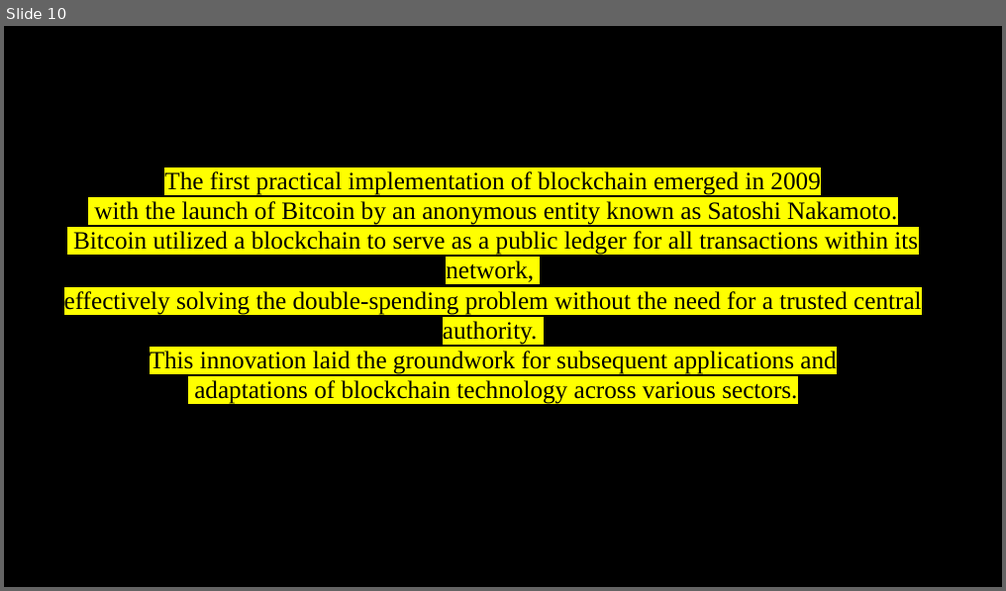
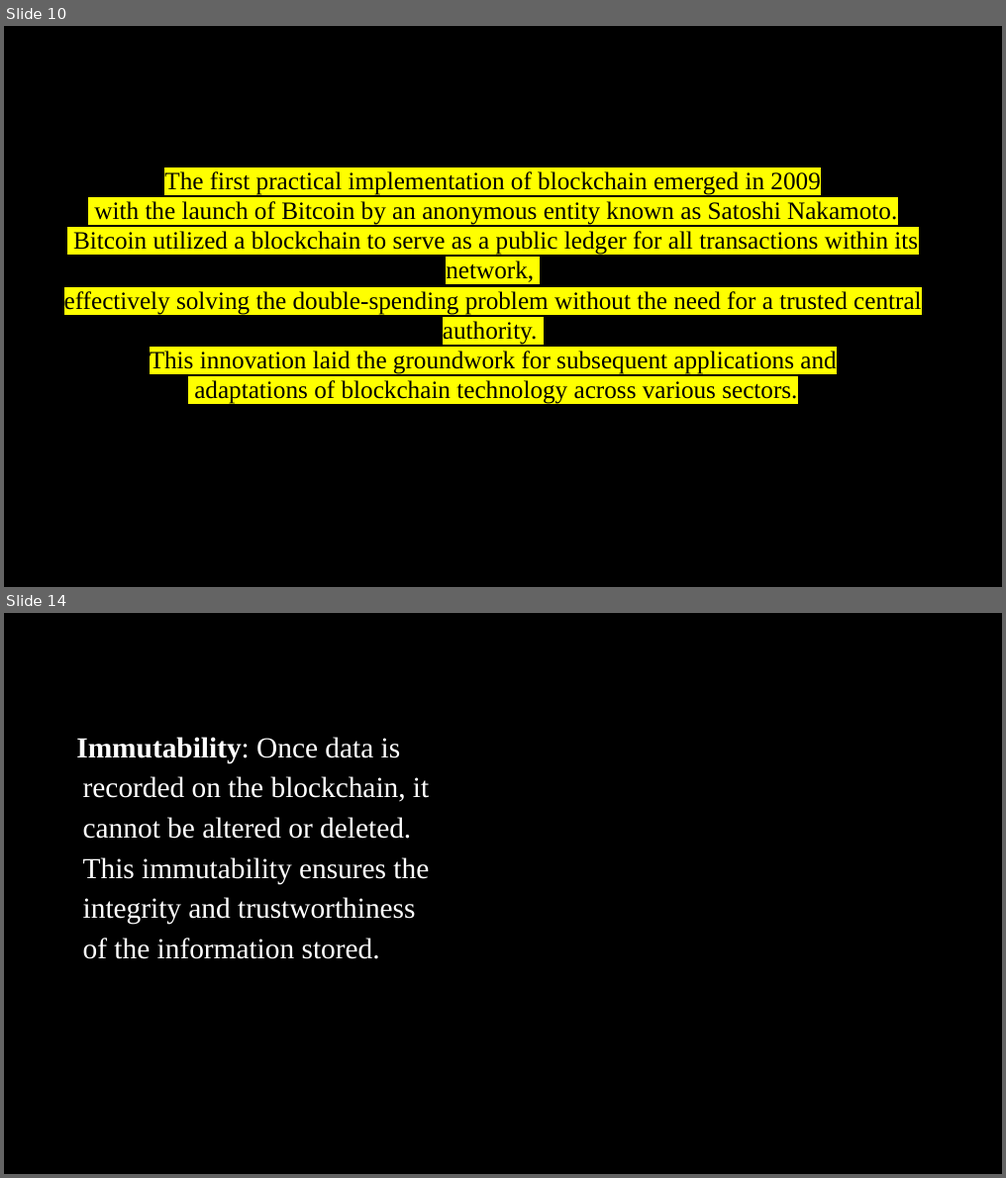
Before and after one commit to VaishakRajesh/seminar, a slide deck: Presentation Seminar.pptx. Shown one above the other, each under a label of ours: slide 10 before the commit, slides 10 and 14 after it; the slides between them are not shown. The pictures are 1006x591 and 1006x1178 pixels, drawn with LibreOffice and Linux fonts; fonts in the diff are those of the drawing; background and template pictures are left out. Boxes give left, top, right and bottom in pixels: in the first picture for what was removed or moved away, otherwise in the second. Text is boxed around its words. In the diff, an @@ line names an element or a change of style, - is before the commit and + after.

```diff
--- a/Presentation Seminar.pptx
+++ b/Presentation Seminar.pptx
@@ slide 14 added at (4,613,1002,1174), background picture (left out) @@
@@ text added at (76,737,429,959), 28 pt, text #FFFFFF @@
+Immutability: Once data is recorded on the blockchain, it cannot be altered or deleted. This immutability ensures the integrity and trustworthiness of the information stored.
```
Also in this commit, not shown: 10 other slides added, 17 other files.
